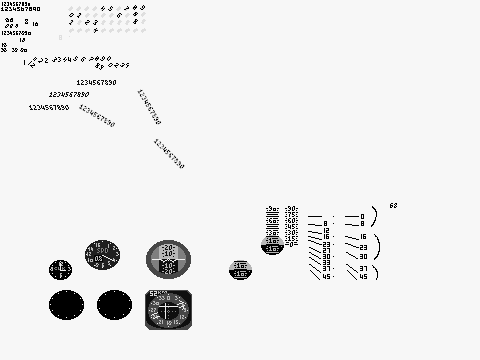
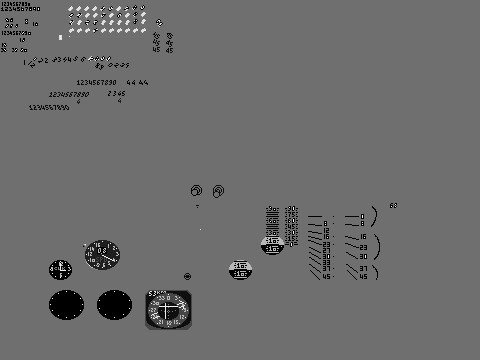
Comparing the layer stacks of the two w=480, h=360 images. Changes:
painted on "Background" over box(0, 0, 480, 360)
added layer "EjectionTrigger" over box(0, 0, 480, 360)
